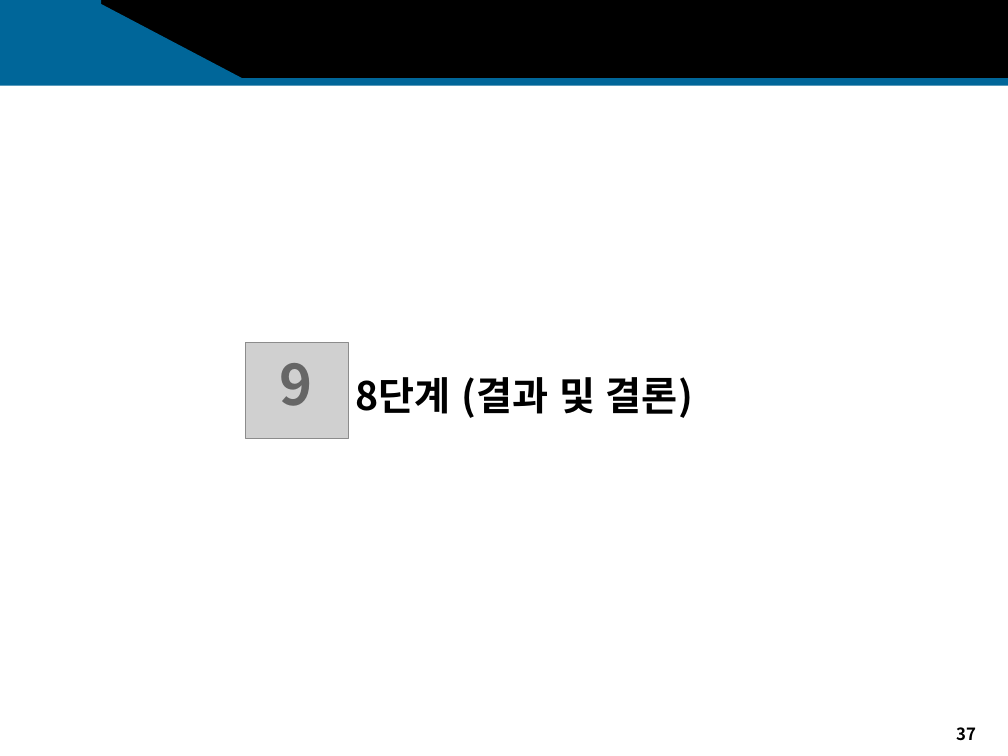
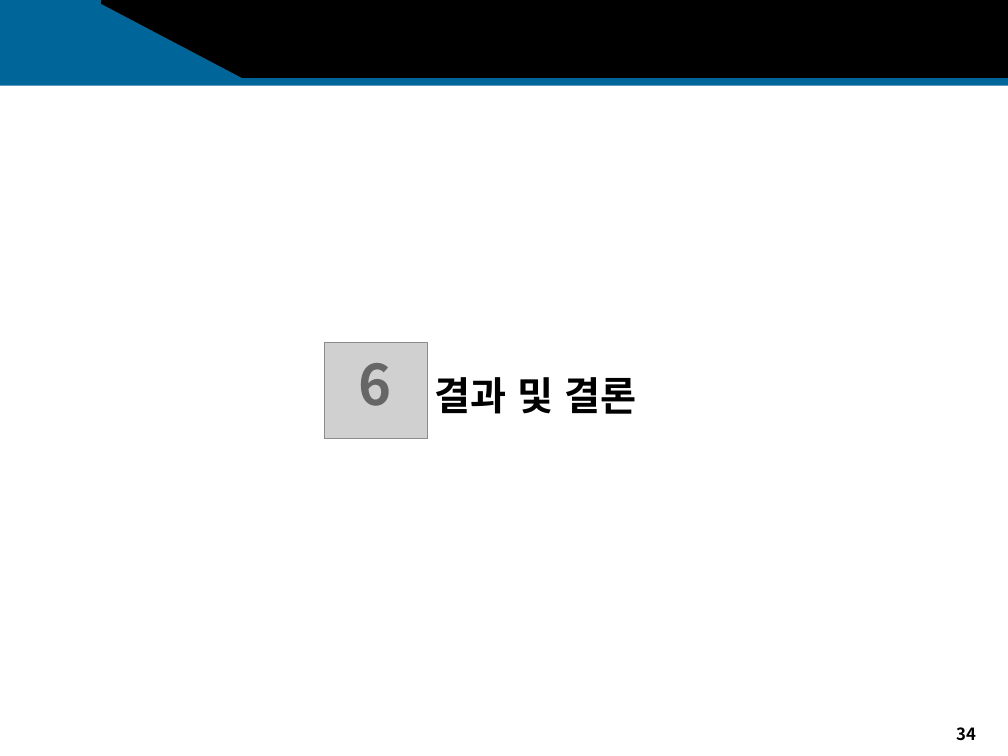
Before and after one commit to sakura09040904/Portfolio, a slide deck: slide 34 of 2. 1학년2학기/1. 어프렌티스 프로젝트/11주차_기말프로젝트/11주차_과제_발표자료.pptx (slide 37 before the commit). Drawn at 1008x756 pixels with LibreOffice and Linux fonts; fonts in the diff are those of the drawing; grey boxes stand for pictures; background and template pictures are left out. Boxes give left, top, right and bottom in pixels: in the first picture for what was removed or moved away, otherwise in the second. Text is boxed around its words. In the diff, an @@ line names an element or a change of style, - is before the commit and + after.

```diff
--- a/2. 1학년2학기/1. 어프렌티스 프로젝트/11주차_기말프로젝트/11주차_과제_발표자료.pptx
+++ b/2. 1학년2학기/1. 어프렌티스 프로젝트/11주차_기말프로젝트/11주차_과제_발표자료.pptx
@@ picture: place and size @@
-picture at box(245, 343, 348, 438)
+picture at box(325, 343, 427, 438)
@@ text at box(359, 363, 392, 406): text changed @@
-9
+6
@@ text at box(435, 377, 636, 414): text changed @@
-8단계 (결과 및 결론)
+결과 및 결론
@@ page number at box(956, 727, 976, 741): text changed @@
-37
+34
```
Also in this commit, not shown: 20 other slides changed, 1 slide added, 4 slides removed, 2 other files.
